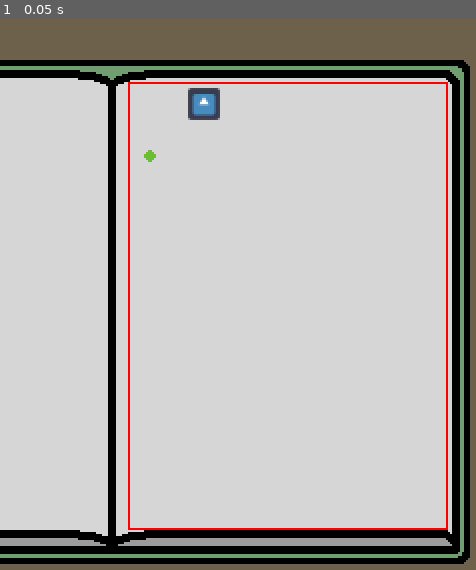
Above: before the commit, frame 1.
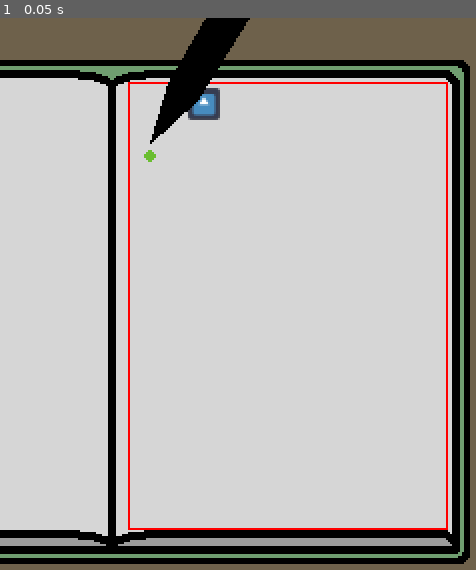
Above: after the commit, the same moment.

Repository: kennethbchen/Bullet-Journal-Game
Game: Godot game, scene res://Game.tscn
Two runs of this game, one before a commit and one after it. Both use one fixed random seed, a clock stepped at 60 frames per second and the inputs below. The engine's default icon, where the game draws it, is replaced by a stand-in: a white triangle on a blue panel in a dark square.
Inputs:
- Up to frame 1 (0.05 s): no input

The runs differ from the first frame. In frame 1, 1.4% of the frame differs, in the area x 31-53%, y 0-23%.

Commit message:
Added test pen visual

Diff:
--- a/Game.tscn
+++ b/Game.tscn
@@ -1,8 +1,9 @@
-[gd_scene load_steps=9 format=3 uid="uid://cgfnwtxbl14yp"]
+[gd_scene load_steps=10 format=3 uid="uid://cgfnwtxbl14yp"]
 
 [ext_resource type="Script" path="res://Scripts/Player.gd" id="1_46845"]
 [ext_resource type="Texture2D" uid="uid://dylu3cq3lws6h" path="res://Sprites/PlayerHurtbox.png" id="1_jw0vf"]
 [ext_resource type="PackedScene" uid="uid://cmn84sc4c3hn3" path="res://Scenes/LineDrawer.tscn" id="2_uwqo8"]
+[ext_resource type="Texture2D" uid="uid://crhpivl7bdwgs" path="res://Sprites/Pen.png" id="3_iqhor"]
 [ext_resource type="Script" path="res://Scripts/MouseInputHandler.gd" id="4_cae04"]
 [ext_resource type="Texture2D" uid="uid://bke02cu24rhwk" path="res://icon.svg" id="4_wu58r"]
 [ext_resource type="Texture2D" uid="uid://d18tb4gbtrcct" path="res://Sprites/Background.png" id="6_mwbb3"]
@@ -28,6 +29,13 @@
 z_index = 2
 texture = ExtResource("1_jw0vf")
 
+[node name="PenSprite" type="Sprite2D" parent="Player"]
+z_index = 2
+position = Vector2(0, -6)
+texture = ExtResource("3_iqhor")
+centered = false
+offset = Vector2(0, -128)
+
 [node name="Hurtbox" type="CollisionShape2D" parent="Player"]
 shape = SubResource("CircleShape2D_d5p4o")
 
@@ -48,6 +56,7 @@
 z_index = -4
 position = Vector2(144, 144)
 texture = ExtResource("6_mwbb3")
+metadata/_edit_lock_ = true
 
 [connection signal="left_mouse_pressed" from="Player/MouseInputHandler" to="Player" method="_on_left_mouse_pressed"]
 [connection signal="left_mouse_released" from="Player/MouseInputHandler" to="Player" method="_on_left_mouse_released"]
--- a/Scripts/Player.gd
+++ b/Scripts/Player.gd
@@ -15,6 +15,7 @@
 @export var hitstun_speed: float = 200
 @export var hitstun_friction: float = 5
 
+@onready var pen_sprite: Sprite2D = $PenSprite
 @onready var mouse_input: MouseInputHandler = $MouseInputHandler
 
 var current_state: STATE = STATE.IDLE
@@ -81,6 +82,8 @@
 
 func _start_drawing():
 
+	pen_sprite.position = Vector2.ZERO
+
 	if current_line_drawer != null:
 		return
 
@@ -91,6 +94,8 @@
 
 func _stop_drawing():
 
+	pen_sprite.position = Vector2(0, -6)
+
 	if current_line_drawer == null:
 		return
 
@@ -98,6 +103,8 @@
 	if current_line_drawer.points.size() <= 1:
 		current_line_drawer.queue_free()
 		return
+
+
 
 	current_line_drawer.enabled = false
 	current_line_drawer.set_script(null)
Binary file added: Sprites/Pen.png
Not shown, added: Sprites/Pen.png.import
